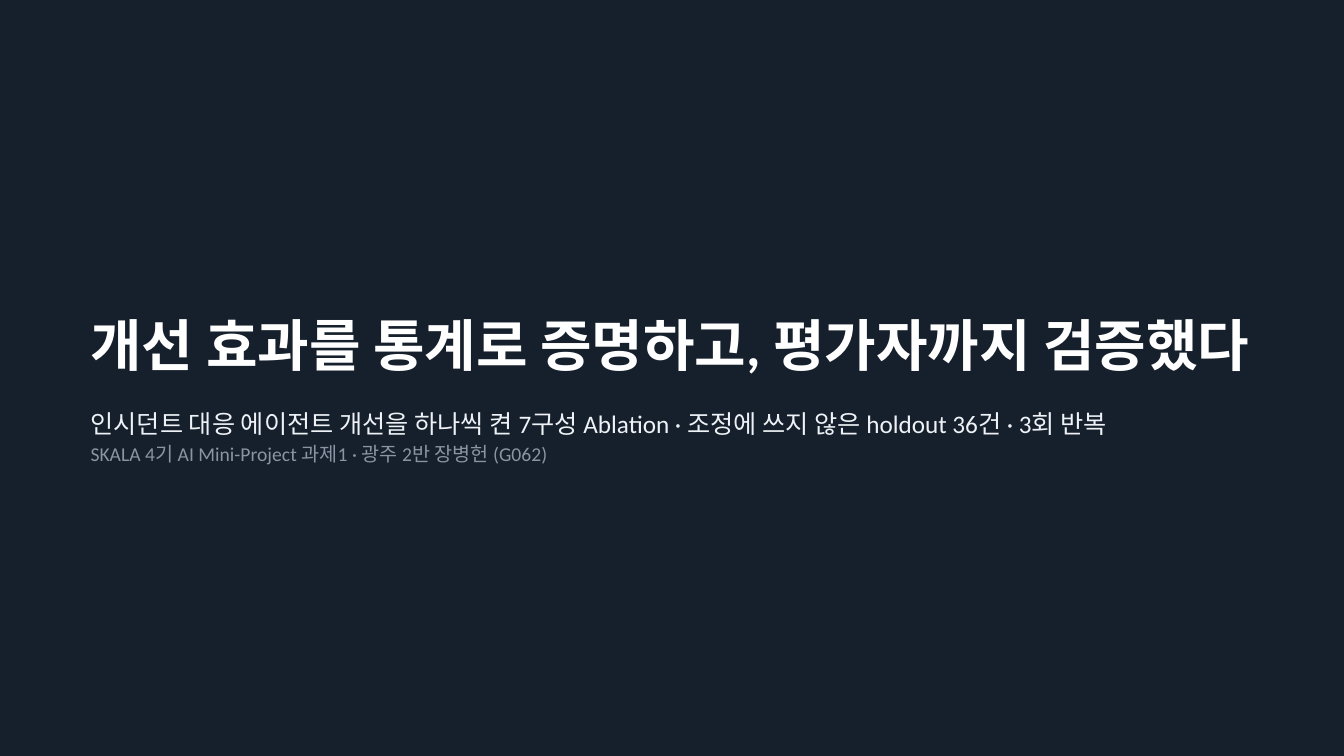
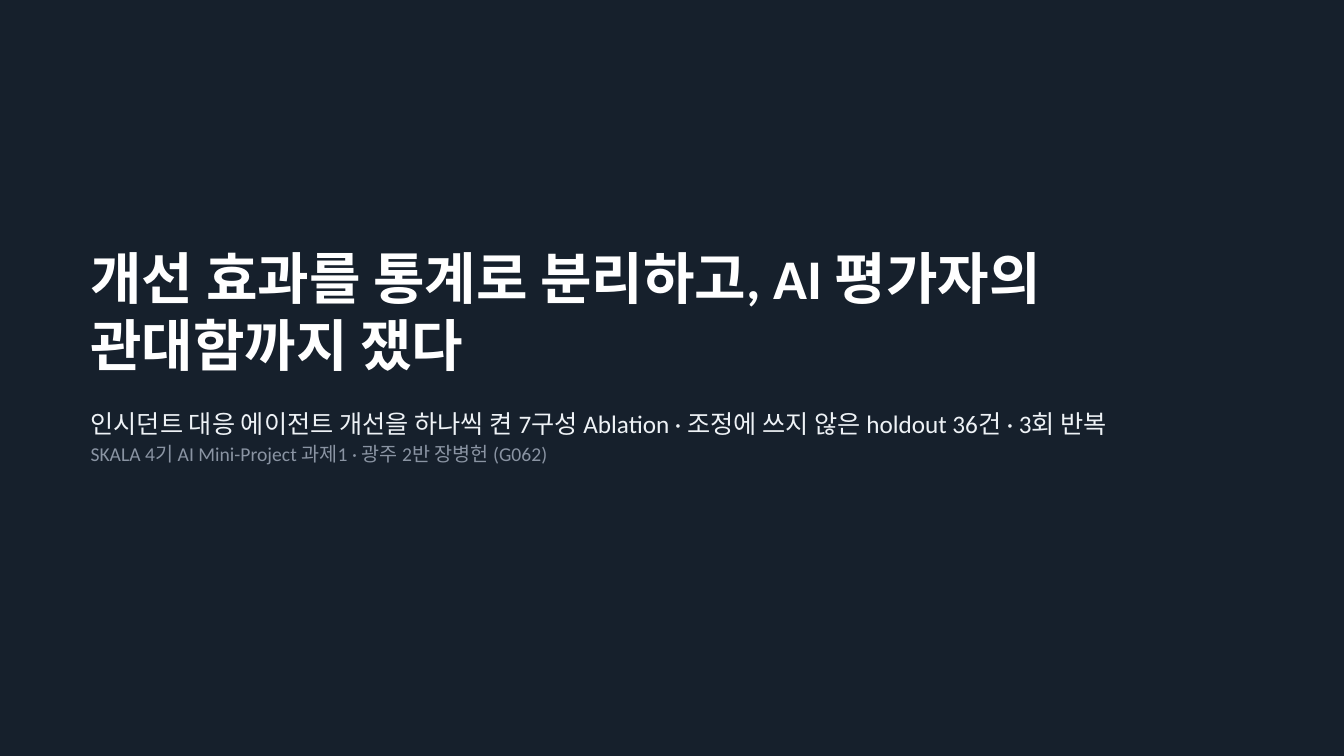
Before and after one commit to jang961111-hash/incident-agent-ablation, a slide deck: slide 1 of deck/incident-agent-ablation.pptx. Drawn at 1344x756 pixels with LibreOffice and Linux fonts; fonts in the diff are those of the drawing. Boxes give left, top, right and bottom in pixels: in the first picture for what was removed or moved away, otherwise in the second. Text is boxed around its words. In the diff, an @@ line names an element or a change of style, - is before the commit and + after.

```diff
--- a/deck/incident-agent-ablation.pptx
+++ b/deck/incident-agent-ablation.pptx
@@ title at [91, 252, 1041, 371]: text changed @@
-개선 효과를 통계로 증명하고, 평가자까지 검증했다
+개선 효과를 통계로 분리하고, AI 평가자의 관대함까지 쟀다
```
Also in this commit, not shown: 10 other slides changed, 5 other files.
